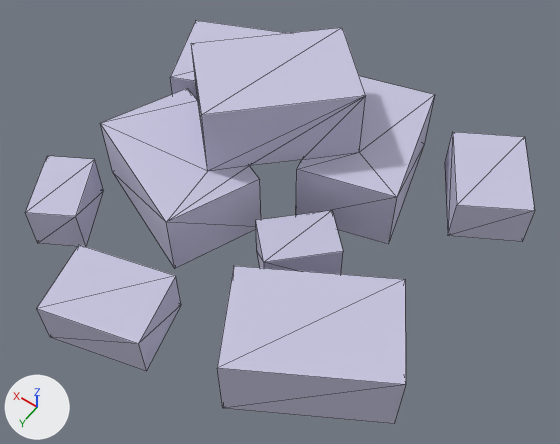
What one commit did to the glTF model new-game-project/art/platformer/debris_stone_sand.glb.
The view is the same before and after, from a camera (50 mm lens) standing at (-0.572, 0.8, 1.275) and looking at (-0.039, 0.053, 0.102). The axes (+X, +Y, +Z) are drawn at lower left. The lights are the same throughout. The older version comes first. Mesh edges are drawn as thin lines. Where no turn or scale is listed for an object, it has been applied to the vertices.

The first picture shows 'Castles_debris-stone'.
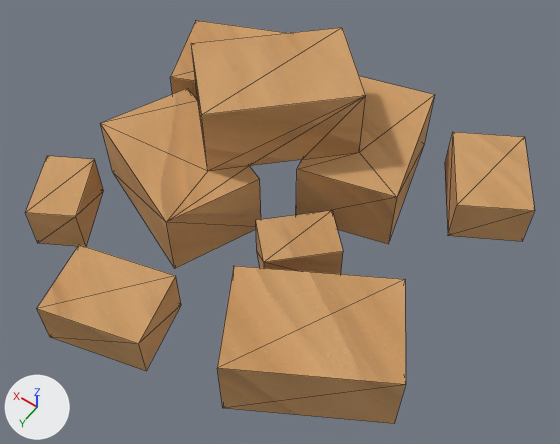
Boxes [x1, y1, x2, y2] around the edits, measured in the pictures (560 x 444 px):
'Castles_debris-stone', surface changed (pale blue to orange): [25, 20, 535, 424] in both

Patch to the scene script:
```diff
--- a/new-game-project/art/platformer/debris_stone_sand.glb.py
+++ b/new-game-project/art/platformer/debris_stone_sand.glb.py
@@ img_sand_dune @@
+img_sand_dune = load_image('sand_dune', '_unpacked/sand_dune', 512, 512, 'sRGB')
@@ mat_stone_clone @@
 mat_stone_clone = principled_material('stone(Clone)')
-mat_stone_clone.base_color = (0.571, 0.559, 0.736)  # pale blue #c7c5df
+mat_stone_clone.texture = img_sand_dune
 mat_stone_clone.roughness = 1.0
```
